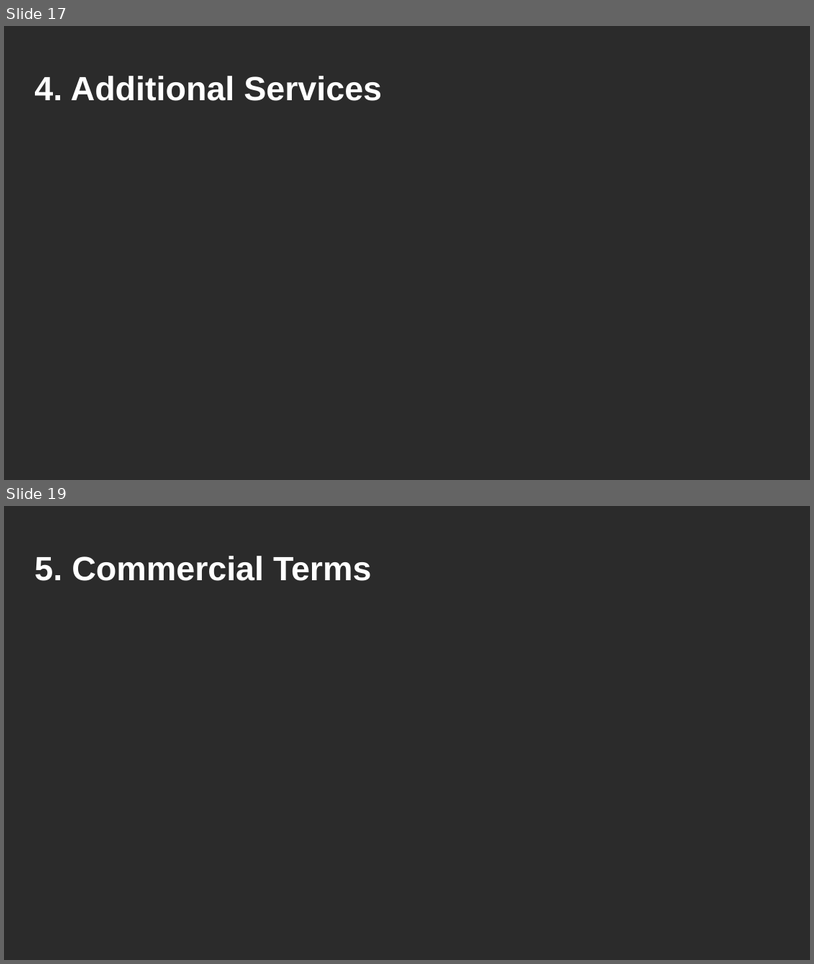
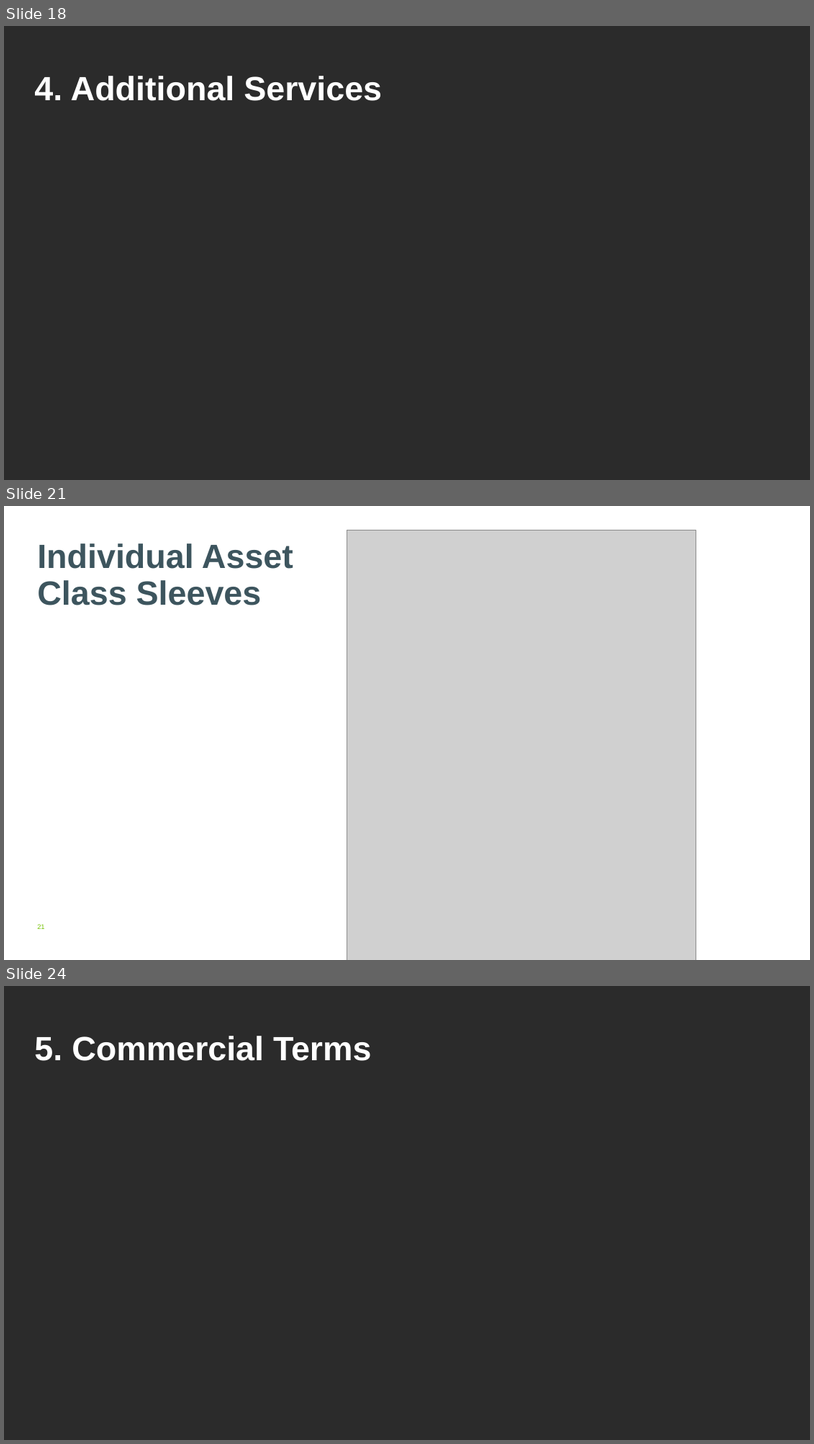
Before and after one commit to AtchisonClients/atchisonclients.github.io, a slide deck: assetsHTML/EMFS/EMFS-Atchison.pptx. Shown one above the other, each under a label of ours: slides 17 and 19 before the commit, slides 18, 21 and 24 after it; the slides between them are not shown. The pictures are 814x964 and 814x1444 pixels, drawn with LibreOffice and Linux fonts; fonts in the diff are those of the drawing; grey boxes stand for pictures; background and template pictures are left out; a plain dark background stands for a picture behind light text. Boxes give left, top, right and bottom in pixels: in the first picture for what was removed or moved away, otherwise in the second. Text is boxed around its words. In the diff, an @@ line names an element or a change of style, - is before the commit and + after.

```diff
--- a/assetsHTML/EMFS/EMFS-Atchison.pptx
+++ b/assetsHTML/EMFS/EMFS-Atchison.pptx
@@ slide 21 added at box(4, 506, 810, 960), background picture (left out) @@
@@ title added at box(37, 543, 293, 605), 40 pt, text #3D555E, bold @@
+Individual Asset Class Sleeves
@@ picture added at box(347, 530, 697, 960) @@
@@ page number added at box(37, 924, 44, 929), 8 pt, text #76C204 @@
+21
@@ what was slide 17 is now slide 18 @@
@@ what was slide 19 is now slide 24 @@
```
Also in this commit, not shown: 9 slides changed, 4 other slides added.
